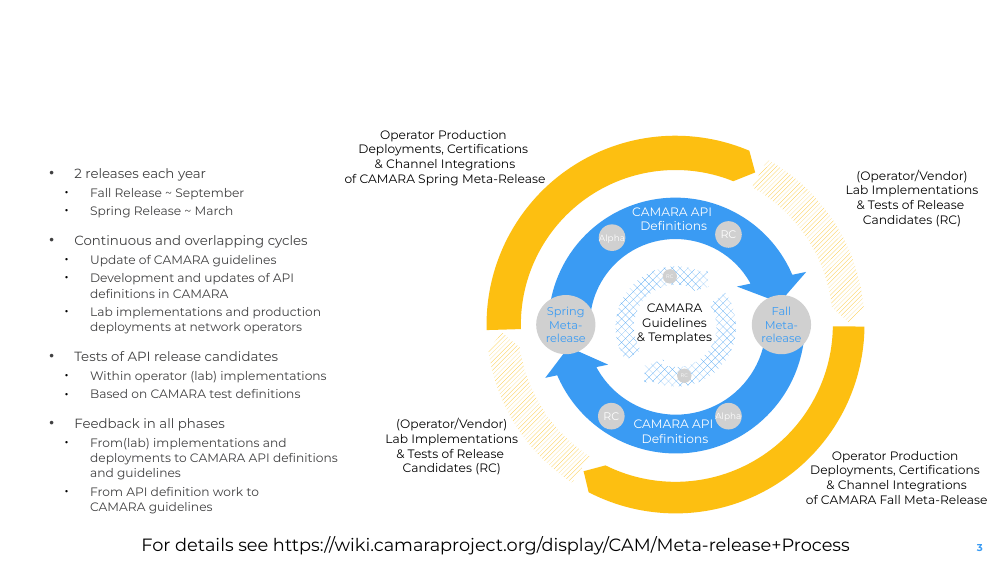
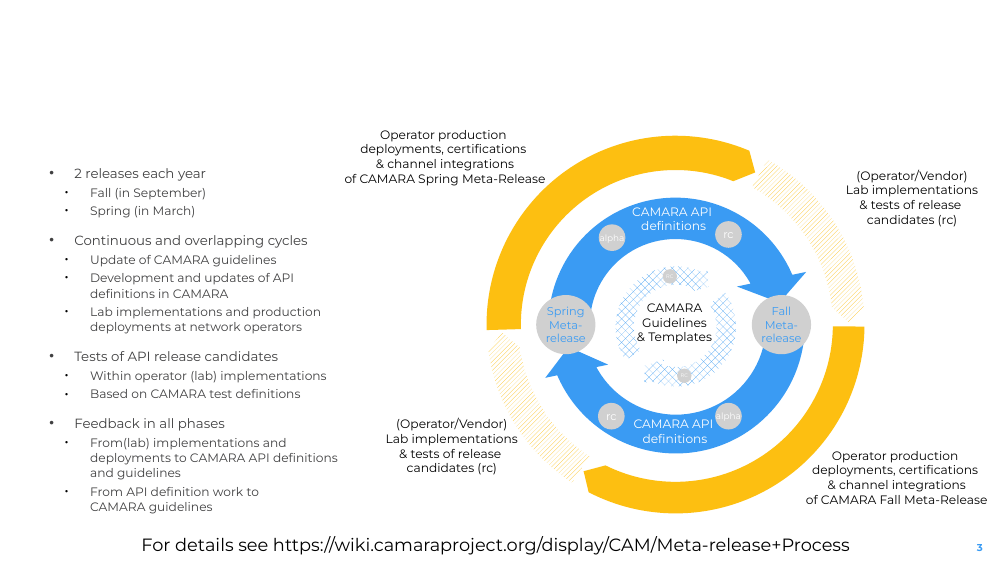
Before and after one commit to camaraproject/ReleaseManagement, a slide deck: slide 3 of documentation/SupportingDocuments/CAMARA Meta-release Fall24.pptx. Drawn at 1008x567 pixels with LibreOffice and Linux fonts; fonts in the diff are those of the drawing; background and template pictures are left out. Boxes give left, top, right and bottom in pixels: in the first picture for what was removed or moved away, otherwise in the second. Text is boxed around its words. In the diff, an @@ line names an element or a change of style, - is before the commit and + after.

```diff
--- a/documentation/SupportingDocuments/CAMARA Meta-release Fall24.pptx
+++ b/documentation/SupportingDocuments/CAMARA Meta-release Fall24.pptx
@@ text at (360, 130, 526, 171): text changed @@
-Operator Production
-Deployments, Certifications
-& Channel Integrations
+Operator production
+deployments, certifications
+& channel integrations
@@ text at (846, 169, 978, 227): text changed @@
-(Operator/Vendor)
-Lab Implementations
-& Tests of Release
-Candidates (RC)
+(Operator/Vendor)
+Lab implementations
+& tests of release
+candidates (rc)
@@ text at (90, 188, 206, 218): text changed @@
-  • Fall Release ~ September
-  • Spring Release ~ March
+  • Fall (in September)
+  • Spring (in March)
@@ text at (632, 203, 712, 230): text changed @@
-CAMARA API
-Definitions
+CAMARA API
+definitions
@@ text in ellipse at (723, 227, 733, 242): text changed @@
-RC
+rc
@@ text in ellipse at (606, 408, 616, 423): text changed @@
-RC
+rc
@@ text at (634, 419, 713, 443): text changed @@
-CAMARA API
-Definitions
+CAMARA API
+definitions
@@ text at (386, 434, 518, 475): text changed @@
-Lab Implementations
-& Tests of Release
-Candidates (RC)
+Lab implementations
+& tests of release
+candidates (rc)
@@ text at (812, 451, 978, 492): text changed @@
-Operator Production
-Deployments, Certifications
-& Channel Integrations
+Operator production
+deployments, certifications
+& channel integrations
```
Also in this commit, not shown: 1 other slide changed, 1 other file.
